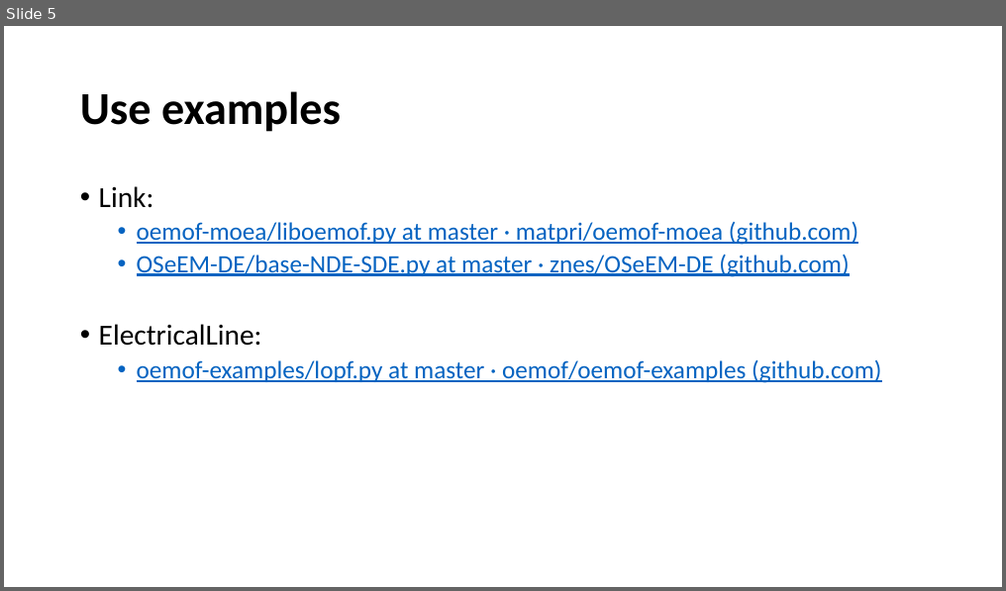
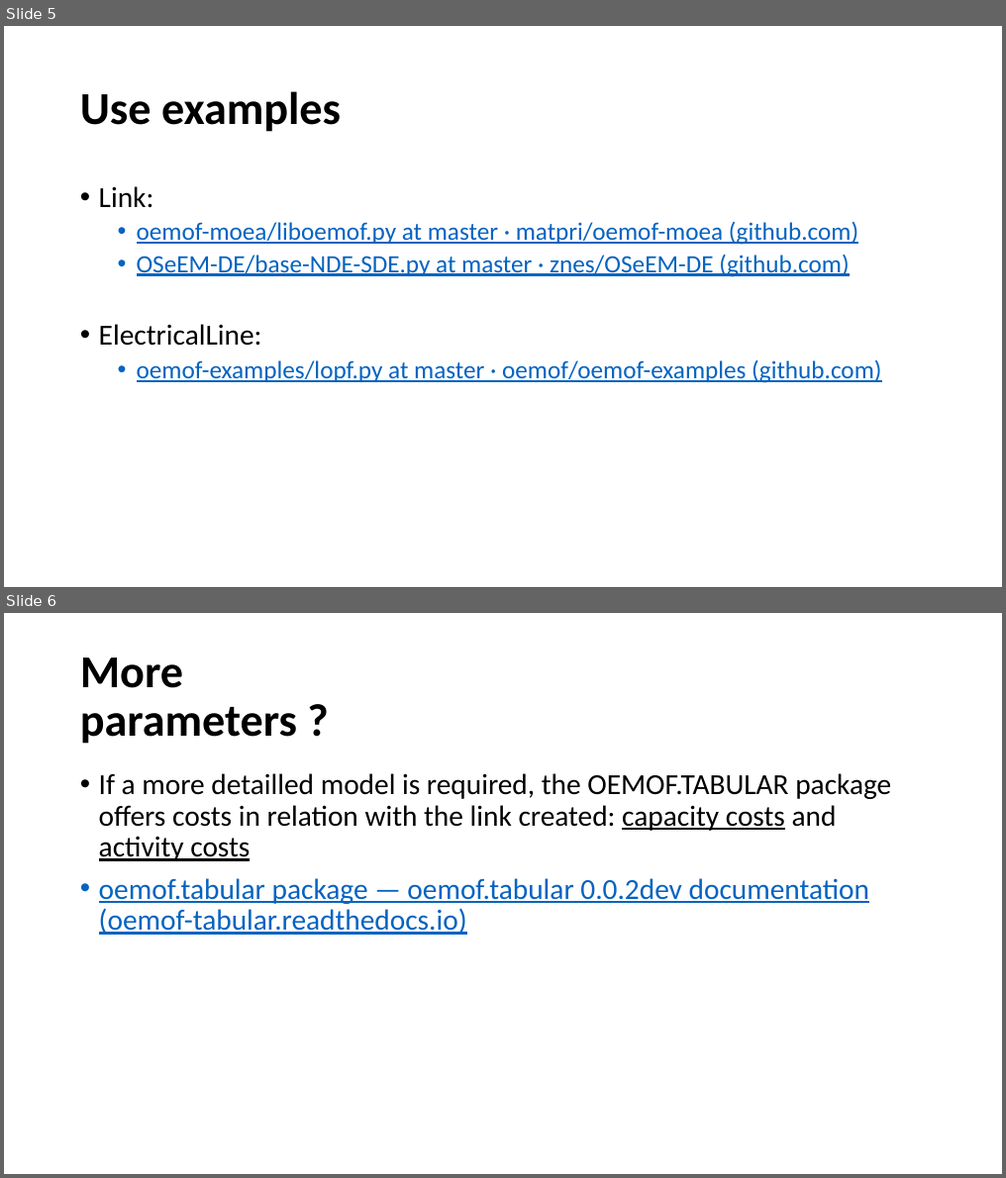
Before and after one commit to SPF-OST/optihood, a slide deck: docs/Grouped optimization.pptx. Shown one above the other, each under a label of ours: slide 5 before the commit, slides 5 and 6 after it. The pictures are 1006x591 and 1006x1178 pixels, drawn with LibreOffice and Linux fonts; fonts in the diff are those of the drawing. Boxes give left, top, right and bottom in pixels: in the first picture for what was removed or moved away, otherwise in the second. Text is boxed around its words. In the diff, an @@ line names an element or a change of style, - is before the commit and + after.

```diff
--- a/docs/Grouped optimization.pptx
+++ b/docs/Grouped optimization.pptx
@@ slide 6 added at [4,613,1002,1174], background #FFFFFF @@
@@ title added at [80,658,297,744], 44 pt, text #000000, bold @@
+More parameters ?
@@ text added at [99,773,891,935], 28 pt, text #000000, underline @@
+• If a more detailled model is required, the OEMOF.TABULAR package offers costs in relation with the link created: capacity costs and activity costs
+• oemof.tabular package — oemof.tabular 0.0.2dev documentation (oemof-tabular.readthedocs.io)
```
Also in this commit, not shown: 1 other file.
